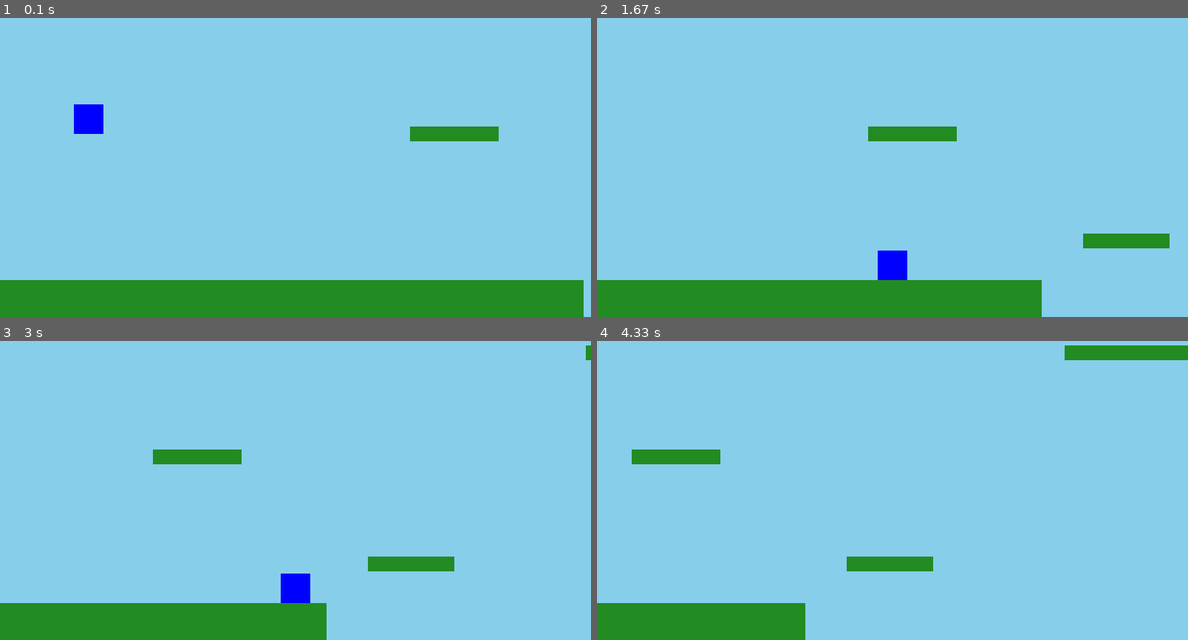
Above: before the commit, frames 1-4 (two rows, left to right).
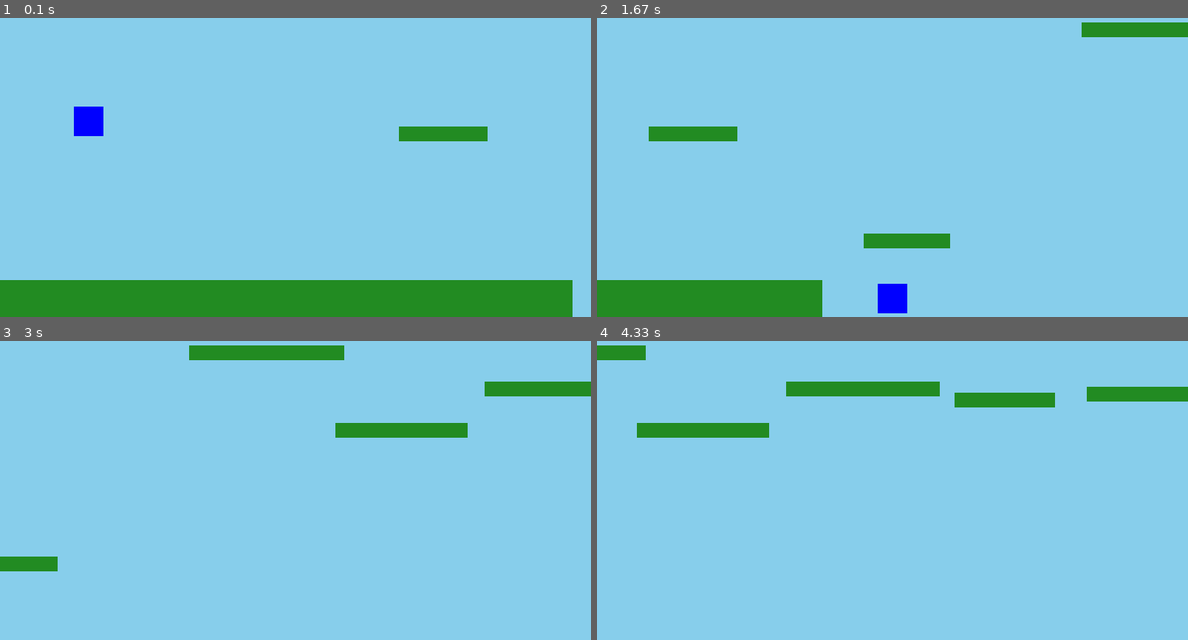
Above: after the commit, the same moments.

Repository: HunterWildClaw/NH_CP2
Game: pygame game, started from personal/pygame_experimenting.py
The game is run twice, just before and just after one commit, with the same random seed, the same clock (stepped at 60 frames per second) and the same inputs.
Inputs:
- Up to frame 1 (0.1 s): no input
- Up to frame 2 (1.67 s): hold Right 0.33-0.8 s; hold Up 0.83-1.13 s; hold Right 1.17-1.63 s
- Up to frame 3 (3 s): no input
- Up to frame 4 (4.33 s): no input

The runs differ from the first frame. In frame 1, 0.5% of the frame differs, in the area x 12-99%, y 28-100%; in frame 2, 8.9%; in frame 3, 13%, in the area x 0-100%, y 1-100%; in frame 4, 11%.

Commit message:
more pygame stuff hehe

Diff:
--- a/personal/pygame_experimenting.py
+++ b/personal/pygame_experimenting.py
@@ -6,10 +6,10 @@
 
 SCREEN_WIDTH, SCREEN_HEIGHT = 800, 600
 FPS = 60
-GRAVITY = 0.8
-JUMP_HEIGHT = -16
+GRAVITY = 1
+JUMP_HEIGHT = -20
 PLAYER_SPEED = 5
-AUTO_SCROLL_SPEED = 2  # The screen moves left by 2 pixels every frame
+AUTO_SCROLL_SPEED = 5  # The screen moves left by 2 pixels every frame
 
 # Colors
 SKY_BLUE = (135, 206, 235)
